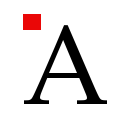
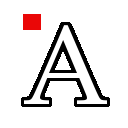
Layered file, before and after one edit (w=128, h=128). Changes by layer:
painted on "A" over [24,25,107,104]
painted on "Arrière-plan" over [21,22,110,107]
